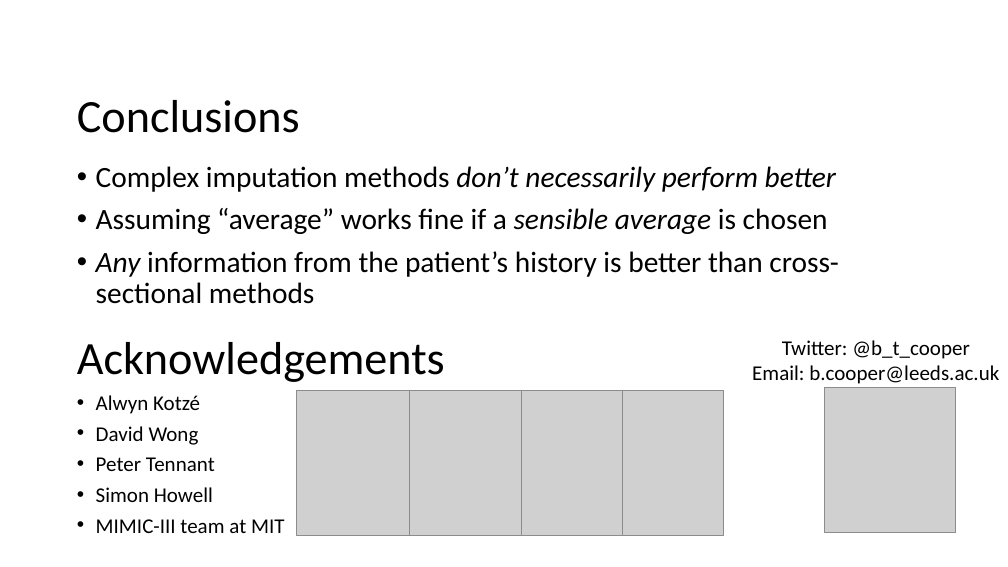
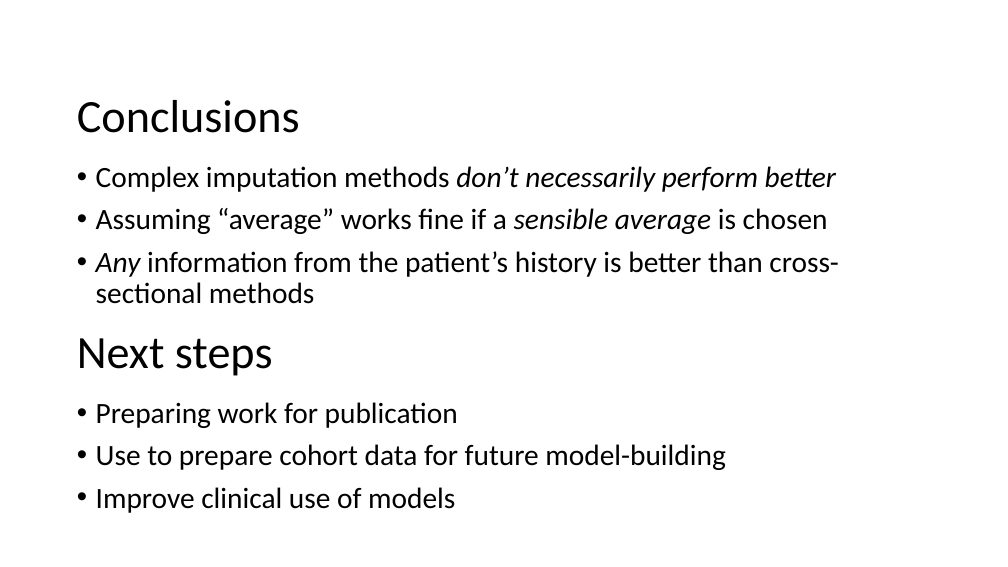
Before and after one commit to btcooper22/MIMIC_ICU, a slide deck: slide 12 of writeup/seminar_2021_04_08.pptx (slide 13 before the commit). Drawn at 1008x567 pixels with LibreOffice and Linux fonts; fonts in the diff are those of the drawing; grey boxes stand for pictures; background and template pictures are left out. Boxes give left, top, right and bottom in pixels: in the first picture for what was removed or moved away, otherwise in the second. Text is boxed around its words. In the diff, an @@ line names an element or a change of style, - is before the commit and + after.

```diff
--- a/writeup/seminar_2021_04_08.pptx
+++ b/writeup/seminar_2021_04_08.pptx
@@ text removed at (x1=77, y1=342, x2=445, y2=382) @@
-Acknowledgements
@@ text added at (x1=77, y1=338, x2=273, y2=376), 44 pt, text #000000 @@
+Next steps
@@ text removed at (x1=752, y1=340, x2=999, y2=384) @@
-Twitter: @b_t_cooper
-Email: b.cooper@leeds.ac.uk
@@ picture removed at (x1=825, y1=387, x2=955, y2=532) @@
@@ text removed at (x1=96, y1=395, x2=284, y2=533) @@
-• Alwyn Kotzé
-• David Wong
-• Peter Tennant
-• Simon Howell
-• MIMIC-III team at MIT
@@ text added at (x1=96, y1=402, x2=725, y2=513), 28 pt, text #000000 @@
+• Preparing work for publication
+• Use to prepare cohort data for future model-building
+• Improve clinical use of models
@@ picture removed at (x1=296, y1=391, x2=409, y2=535) @@
@@ picture removed at (x1=409, y1=391, x2=522, y2=535) @@
@@ picture removed at (x1=522, y1=391, x2=623, y2=535) @@
@@ picture removed at (x1=623, y1=391, x2=724, y2=535) @@
```
Also in this commit, not shown: 5 other slides changed, 2 slides added, 2 slides removed, 42 other files.
